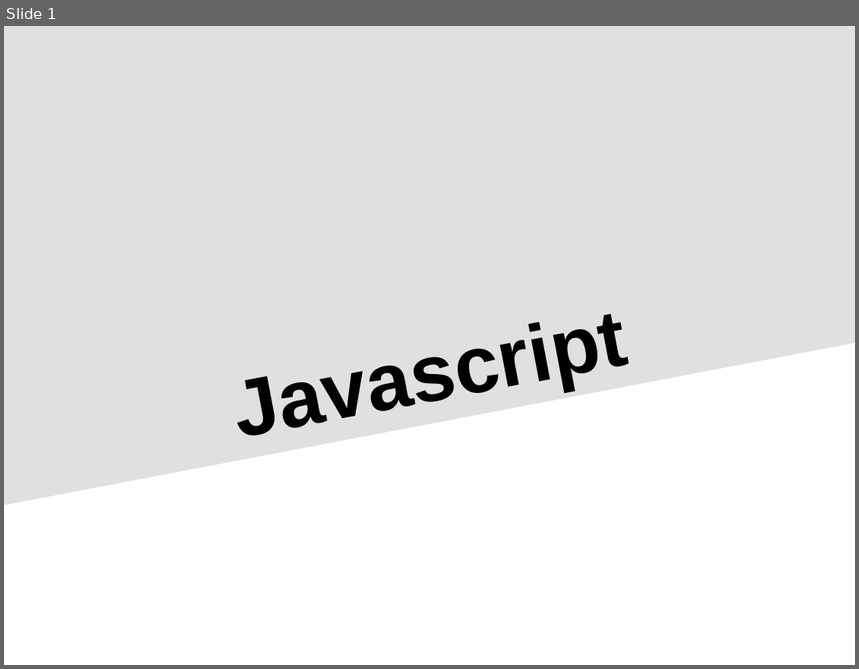
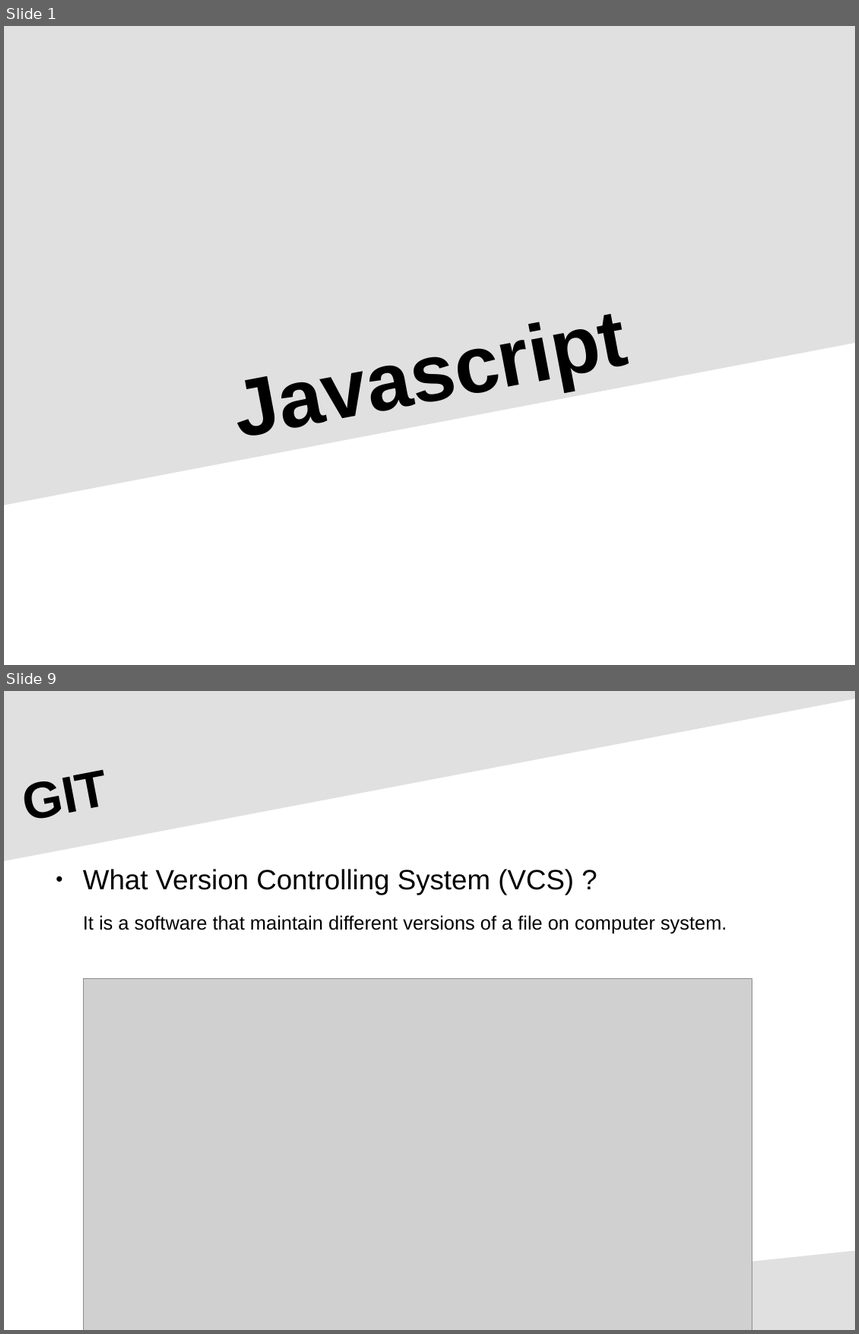
Before and after one commit to rajeshchauhan23102008/documents, a slide deck: src/courses/Javascript - Progress Theme.odp. Shown one above the other, each under a label of ours: slide 1 before the commit, slides 1 and 9 after it; the slides between them are not shown. The pictures are 859x669 and 859x1334 pixels, drawn with LibreOffice and Linux fonts; fonts in the diff are those of the drawing; grey boxes stand for pictures. Boxes give left, top, right and bottom in pixels: in the first picture for what was removed or moved away, otherwise in the second. Text is boxed around its words. In the diff, an @@ line names an element or a change of style, - is before the commit and + after.

```diff
--- a/src/courses/Javascript - Progress Theme.odp
+++ b/src/courses/Javascript - Progress Theme.odp
@@ slide 9 added at [4,691,855,1330], background #FFFFFF @@
@@ freeform shape added at [4,691,855,861], fill #E0E0E0 @@
@@ title added at [12,691,785,853], 47.9 pt, text #000000, bold @@
+GIT
@@ text added at [83,869,727,933], 18 pt, text #000000 @@
+● What Version Controlling System (VCS) ?
+It is a software that maintain different versions of a file on computer system.
@@ picture added at [84,979,752,1330] @@
@@ freeform shape added at [97,1250,855,1330], fill #E0E0E0 @@
```
Also in this commit, not shown: 7 slides changed, 3 other slides added, 16 other files.
